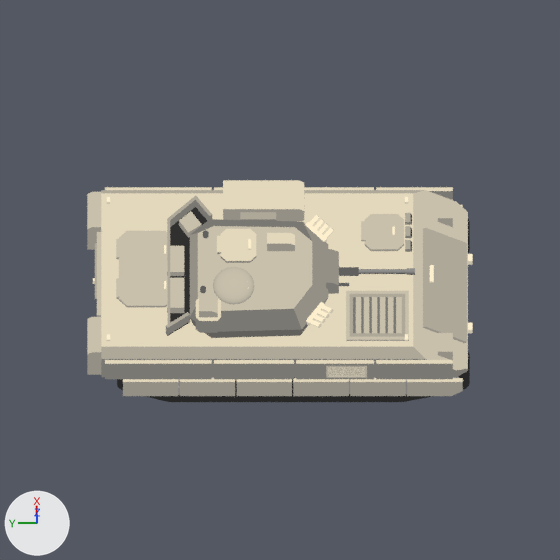
Two versions of the Blender file ArtSource/M3A3BradleyScratch/output/vehicle.blend, one commit apart.
Camera for both pictures: the file's camera 'Orthographic'. The axes (+X, +Y, +Z) are drawn at lower left. The lights are the same throughout. The picture after the commit comes second.

In view in the first picture: 'bustle_rack bustle_rack', 'bustle_stowage bustle_stowage', 'cargo_hatch cargo_hatch', 'civ_guard civ_guard', 'civ_head civ_head', 'driver_hatch driver_hatch', 'engine_grille engine_grille', 'gun_barrel gun_barrel', 'gun_shroud gun_shroud', 'gunner_hatch gunner_hatch', 'hull hull', 'isu_sight isu_sight', 'mantlet mantlet', 'side_armor_l side_armor_l', 'side_armor_r side_armor_r', 'tow_launcher tow_launcher', 'track_l track_l', 'track_r track_r', 'trim_vane trim_vane', 'turret turret' and 23 more.
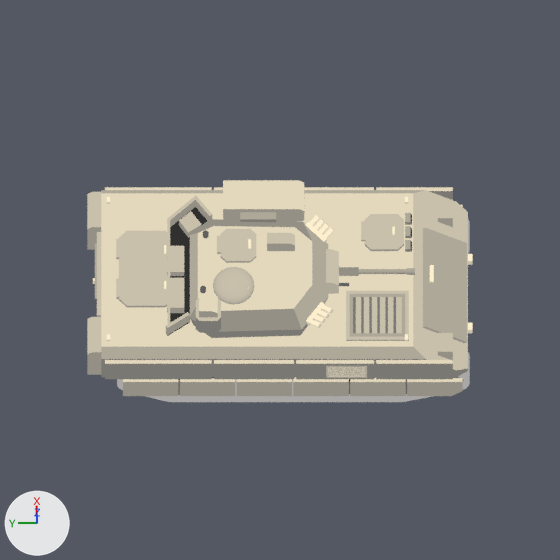
The change, as a list of edits to the scene's bpy script:
```text
Change me_track_l:
    where me_track_l.from_pydata(...)  # 232 vertices, 174 faces; spans x 1.01..1.55, y -3.39..2.69, z -0.01..1.1
    remove me_track_l.materials.append(mat_fixed_40_40_40)  # black #282828
    add me_track_l.materials.append(mat_fixed_169_168_166)  # grey #a9a8a6
Change me_track_r:
    where me_track_r.from_pydata(...)  # 232 vertices, 174 faces; spans x -1.55..-1.01, y -3.39..2.69, z -0.01..1.1
    remove me_track_r.materials.append(mat_fixed_40_40_40)  # black #282828
    add me_track_r.materials.append(mat_fixed_169_168_166)  # grey #a9a8a6
Change me_turret:
    where me_turret.from_pydata(...)  # 24 vertices, 30 faces; spans x -1.37..0.79, y -0.95..1.44, z 2.02..2.7
    used by ob_turret_turret; parent = ob_turret_yaw; location = (0.19, -0.23, -2.02)
    remove me_turret.materials.append(mat_fixed_73_72_70)  # dark grey #494846
    me_turret part 1: all 14 faces that had it switch from mat_fixed_97_96_93 (dark grey #61605d) to mat_fixed_122_120_114 (grey #7a7872)
    me_turret part 2: all 9 faces that had it switch from mat_fixed_122_120_114 (grey #7a7872) to mat_fixed_148_144_134 (grey #949086)
    me_turret part 3: all 5 faces that had it switch from mat_fixed_148_144_134 (grey #949086) to mat_fixed_174_168_153 (grey #aea899)
    me_turret part 4: all 1 face that had it switch from mat_fixed_200_192_171 (light grey #c8c0ab) to mat_fixed_227_216_188 (beige #e3d8bc)
Change me_gunner_hatch:
    where me_gunner_hatch.from_pydata(...)  # 36 vertices, 22 faces; spans x -0.19..0.431, y 0.287..0.97, z 2.69..2.8
    used by ob_gunner_hatch_gunner_hatch; parent = ob_gunner_hatch; location = (-0.12, -0.931, -2.765)
    me_gunner_hatch part 5: all 15 faces that had it switch from mat_fixed_122_120_114 (grey #7a7872) to mat_fixed_148_144_134 (grey #949086)
    me_gunner_hatch part 6: all 7 faces that had it switch from mat_fixed_227_216_188 (beige #e3d8bc) to mat_fixed_200_192_171 (light grey #c8c0ab)
Change me_isu_sight:
    where me_isu_sight.from_pydata(...)  # 10 vertices, 7 faces; spans x 0.029..0.235, y -0.38..0.104, z 2.69..3.0
    used by ob_isu_sight_isu_sight; parent = ob_turret_yaw; location = (0.19, -0.23, -2.02)
    me_isu_sight part 7: all 2 faces that had it switch from mat_fixed_227_216_188 (beige #e3d8bc) to mat_fixed_200_192_171 (light grey #c8c0ab)
Change me_civ_guard:
    where me_civ_guard.from_pydata(...)  # 16 vertices, 10 faces; spans x -1.467..-1.007, y 0.897..1.334, z 2.56..3.02
    used by ob_civ_guard_civ_guard; parent = ob_turret_yaw; location = (0.19, -0.23, -2.02)
    me_civ_guard part 8: all 1 face that had it switch from mat_fixed_227_216_188 (beige #e3d8bc) to mat_fixed_200_192_171 (light grey #c8c0ab)
Change me_civ_head:
    where me_civ_head.from_pydata(...)  # 10 vertices, 7 faces; spans x -1.398..-1.076, y 0.955..1.276, z 3.02..3.26
    used by ob_civ_head_civ_head; parent = ob_turret_yaw; location = (0.19, -0.23, -2.02)
    me_civ_head part 9: all 2 faces that had it switch from mat_fixed_200_192_171 (light grey #c8c0ab) to mat_fixed_227_216_188 (beige #e3d8bc)
Change me_bustle_rack:
    where me_bustle_rack.from_pydata(...)  # 32 vertices, 24 faces; spans x -1.36..1.19, y 1.05..1.85, z 2.2..2.52
    used by ob_bustle_rack_bustle_rack; parent = ob_turret_yaw; location = (0.19, -0.23, -2.02)
    me_bustle_rack part 10: all 20 faces that had it switch from mat_fixed_122_120_114 (grey #7a7872) to mat_fixed_148_144_134 (grey #949086)
    me_bustle_rack part 11: all 4 faces that had it switch from mat_fixed_174_168_153 (grey #aea899) to mat_fixed_200_192_171 (light grey #c8c0ab)
Change me_mantlet:
    where me_mantlet.from_pydata(...)  # 10 vertices, 7 faces; spans x -0.556..0.084, y -1.135..-0.914, z 2.22..2.66
    used by ob_mantlet_mantlet; parent = ob_gun_elevation; location = (0.236, 1.014, -2.44)
    me_mantlet part 12: all 5 faces that had it switch from mat_fixed_122_120_114 (grey #7a7872) to mat_fixed_174_168_153 (grey #aea899)
    me_mantlet part 13: all 2 faces that had it switch from mat_fixed_148_144_134 (grey #949086) to mat_fixed_200_192_171 (light grey #c8c0ab)
Change me_gun_shroud:
    where me_gun_shroud.from_pydata(...)  # 32 vertices, 18 faces; spans x -0.31..-0.162, y -1.474..-1.125, z 2.366..2.514
    used by ob_gun_shroud_gun_shroud; parent = ob_gun_elevation; location = (0.236, 1.014, -2.44)
    remove me_gun_shroud.materials.append(mat_fixed_72_72_71)  # dark grey #484847
    me_gun_shroud part 14: all 16 faces that had it switch from mat_fixed_96_96_95 (dark grey #60605f) to mat_fixed_148_144_134 (grey #949086)
    add me_gun_shroud.materials.append(mat_fixed_122_120_114)  # grey #7a7872
Change me_gun_barrel:
    where me_gun_barrel.from_pydata(...)  # 64 vertices, 36 faces; spans x -0.29..-0.182, y -2.45..-1.454, z 2.386..2.494
    used by ob_gun_barrel_gun_barrel; parent = ob_gun_elevation; location = (0.236, 1.014, -2.44)
    me_gun_barrel part 15: 26 faces centred in x -0.29..-0.182, y -2.45..-1.454, z 2.386..2.461 are repainted in the vertex colours; the middle colour goes from dark grey #484847 to grey #7a7872
    me_gun_barrel part 16: 10 faces centred in x -0.274..-0.198, y -2.38..-1.892, z 2.469..2.494 are repainted in the vertex colours; the middle colour goes from grey #848482 to grey #a5a093
```

Where the change shows, as pixel boxes (x1, y1, x2, y2) in the pictures (560 x 560 px):
'track_r track_r', recoloured
    both: (117, 352, 470, 402)
'track_l track_l', recoloured
    both: (468, 219, 470, 253)
part 1 of me_turret, recoloured
    both: (190, 298, 328, 338)
part 2 of me_turret, recoloured
    both: (190, 219, 312, 332)
part 3 of me_turret, recoloured
    both: (190, 222, 328, 329)
part 4 of me_turret, recoloured (light grey to beige)
    both: (198, 226, 312, 311)
part 5 of me_gunner_hatch, recoloured
    both: (217, 252, 256, 263)
part 6 of me_gunner_hatch, recoloured (beige to light grey)
    both: (217, 229, 256, 261)
part 7 of me_isu_sight, recoloured (beige to light grey)
    both: (267, 233, 295, 245)
part 8 of me_civ_guard, recoloured (beige to light grey)
    both: (196, 298, 221, 321)
part 9 of me_civ_head, recoloured (light grey to beige)
    both: (199, 294, 218, 313)
part 10 of me_bustle_rack, recoloured
    both: (166, 200, 212, 336)
part 11 of me_bustle_rack, recoloured
    both: (166, 196, 212, 328)
part 12 of me_mantlet, recoloured
    both: (326, 283, 339, 294)
part 13 of me_mantlet, recoloured (grey to light grey)
    both: (326, 249, 339, 285)
part 14 of me_gun_shroud, recoloured (dark grey to grey)
    both: (339, 267, 359, 276)
part 15 of me_gun_barrel, recoloured
    both: (359, 273, 415, 275)
part 16 of me_gun_barrel, recoloured
    both: (359, 268, 415, 273)
